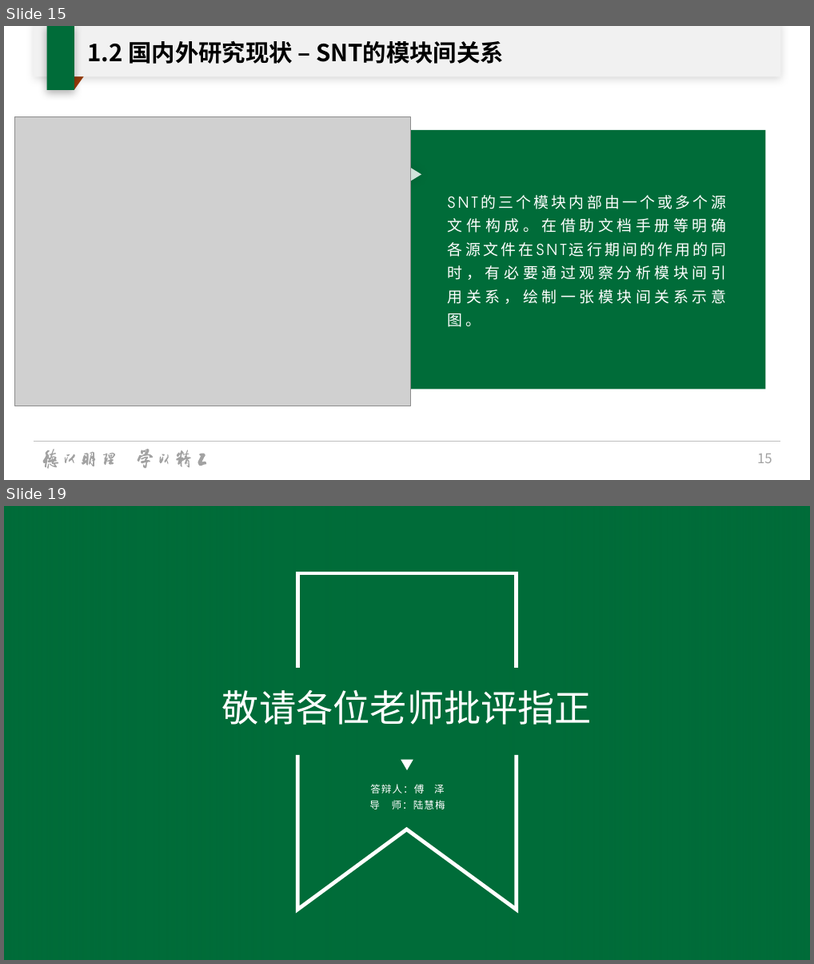
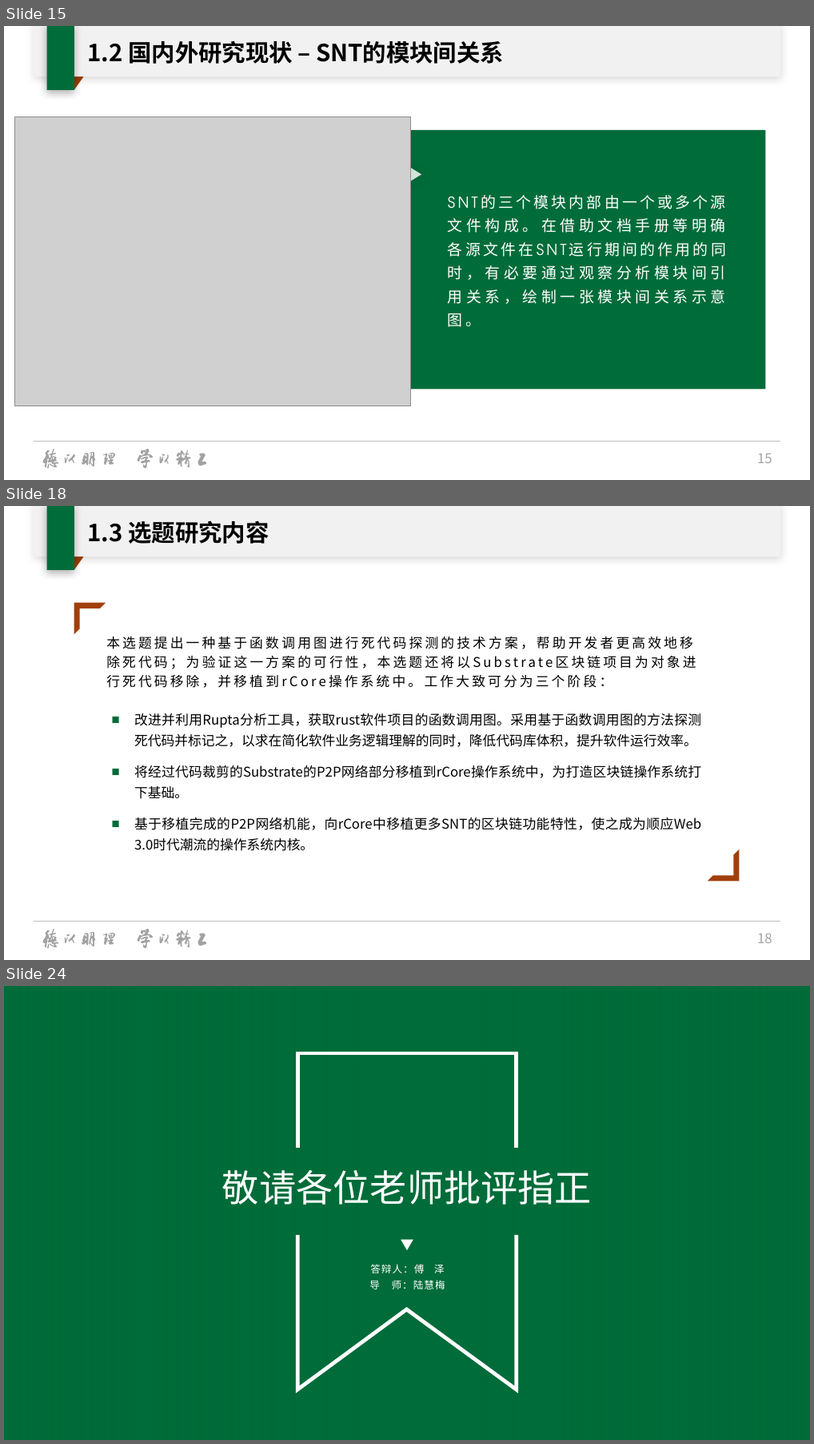
Before and after one commit to oscourse-tsinghua/openingreport-fze2023, a slide deck: slide.pptx. Shown one above the other, each under a label of ours: slides 15 and 19 before the commit, slides 15, 18 and 24 after it; the slides between them are not shown. The pictures are 814x964 and 814x1444 pixels, drawn with LibreOffice and Linux fonts; fonts in the diff are those of the drawing; grey boxes stand for pictures; background and template pictures are left out. Boxes give left, top, right and bottom in pixels: in the first picture for what was removed or moved away, otherwise in the second. Text is boxed around its words. In the diff, an @@ line names an element or a change of style, - is before the commit and + after.

Commit message:
正在完成第二章内容的制作

```diff
--- a/slide.pptx
+++ b/slide.pptx
@@ slide 18 added at bbox=[4, 506, 810, 960], background #FFFFFF; not listed: 22 template elements that a slide beside it also shows @@
@@ title added at bbox=[88, 520, 269, 544], 28 pt, text #000000, bold @@
+1.3 选题研究内容
@@ half frame added at bbox=[74, 603, 106, 635], fill #A13F0B @@
@@ text added at bbox=[106, 636, 694, 688], 16 pt, text #000000 @@
+本选题提出一种基于函数调用图进行死代码探测的技术方案，帮助开发者更高效地移除死代码；为验证这一方案的可行性，本选题还将以Substrate区块链项目为对象进行死代码移除，并移植到rCore操作系统中。工作大致可分为三个阶段：
@@ text added at bbox=[134, 713, 702, 851], 16 pt, text #000000 @@
+■ 改进并利用Rupta分析工具，获取rust软件项目的函数调用图。采用基于函数调用图的方法探测死代码并标记之，以求在简化软件业务逻辑理解的同时，降低代码库体积，提升软件运行效率。
+■ 将经过代码裁剪的Substrate的P2P网络部分移植到rCore操作系统中，为打造区块链操作系统打下基础。
+■ 基于移植完成的P2P网络机能，向rCore中移植更多SNT的区块链功能特性，使之成为顺应Web 3.0时代潮流的操作系统内核。
@@ half frame added at bbox=[708, 849, 740, 881], fill #A13F0B @@
@@ what was slide 19 is now slide 24 @@
```
Also in this commit, not shown: 5 slides changed, 5 other slides added, 1 slide removed, 1 other file.
